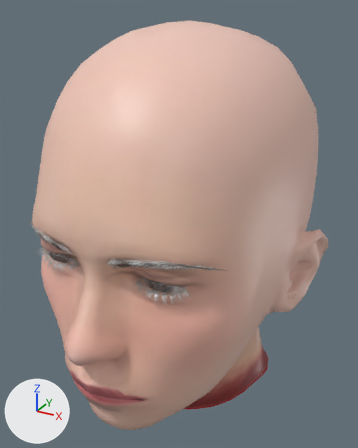
The glTF model public/models/daz_asian_head_base.glb, before and after one commit.
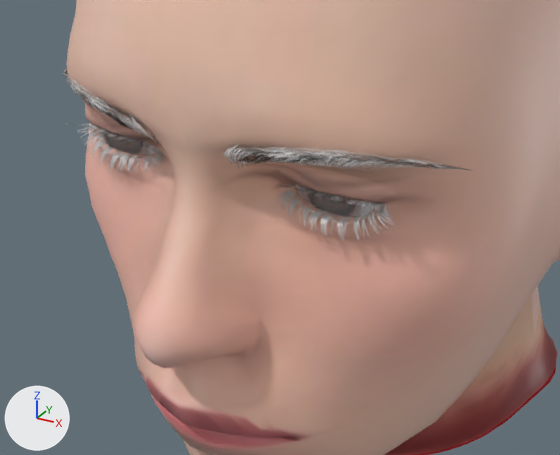
There are two pictures of each version: one whole from a 50 mm lens placed at (0.128, -0.247, 0.129), pointed at (-0.001, -0.013, 0.012), one close up on the part from 0% to 75% of the width and 42% to 91% of the height. Arrows for +X, +Y and +Z are at lower left; the lights stay in place. The first two pictures are the older version. Vertices at exactly the same position are counted once.

The first close-up shows 'Eyebrows', 'Eyelashes', 'Eyes', 'HeadSkin' and 1 more.
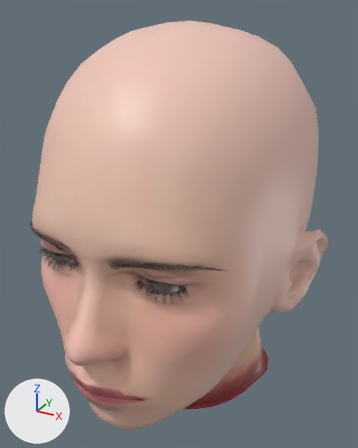
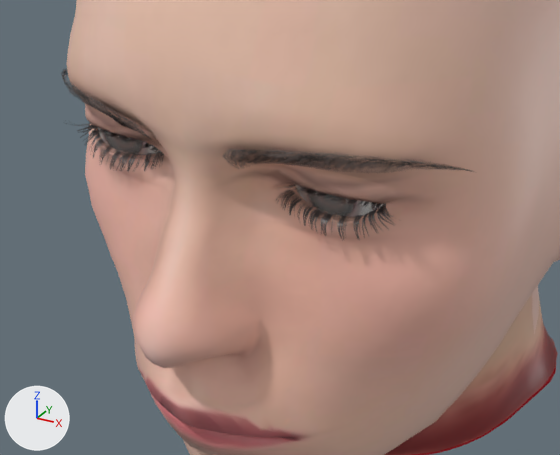
What changed in the scene script:
```text
Change mat_eyebrow:
    add n3 = _N.new('ShaderNodeMix'); n3.name = 'Mix'
    add n3.data_type = 'RGBA'
    add n3.blend_type = 'MULTIPLY'
    add n3.inputs[0].default_value = 1.0  # 'Factor'
    add n3.inputs[7].default_value = (0.18, 0.14, 0.13, 1.0)  # 'B', grey #766965
    where n2 = _N.new('ShaderNodeTexImage'); n2.name = 'Image Texture'
    where n0 = _N.new('ShaderNodeBsdfPrincipled'); n0.name = 'Principled BSDF'
    remove _L.new(n2.outputs[0], n0.inputs[0])  # 'Color' to 'Base Color'
    add _L.new(n3.outputs[2], n0.inputs[0])  # 'Result' to 'Base Color'
    add _L.new(n2.outputs[0], n3.inputs[6])  # 'Color' to 'A'
Change mat_eyelash:
    add n3 = _N.new('ShaderNodeMix'); n3.name = 'Mix'
    add n3.data_type = 'RGBA'
    add n3.blend_type = 'MULTIPLY'
    add n3.inputs[0].default_value = 1.0  # 'Factor'
    add n3.inputs[7].default_value = (0.07, 0.05, 0.05, 1.0)  # 'B', dark grey #4b3f3f
    where n2 = _N.new('ShaderNodeTexImage'); n2.name = 'Image Texture'
    where n0 = _N.new('ShaderNodeBsdfPrincipled'); n0.name = 'Principled BSDF'
    remove _L.new(n2.outputs[0], n0.inputs[0])  # 'Color' to 'Base Color'
    add _L.new(n3.outputs[2], n0.inputs[0])  # 'Result' to 'Base Color'
    add _L.new(n2.outputs[0], n3.inputs[6])  # 'Color' to 'A'
Change me_eyebrows:
    used by ob_eyebrows; location = (0.0, 0.0, 0.0)
    remove me_eyebrows.from_pydata(...)  # 124 vertices, 192 faces; spans x -0.0556..0.0556, y -0.0976..-0.0667, z 0.0217..0.0334
    add me_eyebrows.from_pydata(...)  # 124 vertices, 192 faces; spans x -0.0563..0.0563, y -0.0978..-0.0671, z 0.0218..0.0334
    me_eyebrows part 1: 88 of 124 vertices moved; they spanned x -0.0556..0.0556, y -0.0968..-0.0667, z 0.0217..0.0334 and now span x -0.0563..0.0563, y -0.0978..-0.0671, z 0.0218..0.0334; mean shift (0.0, -0.0005, -0.0002); largest move (0.0421, -0.0863, 0.0285) -> (0.0429, -0.0872, 0.028)
```

Pixel boxes [x1, y1, x2, y2] of what changed, in the close-ups (560 x 455 px):
'Eyebrows', recoloured, reshaped: before [63, 69, 469, 170]; after [62, 69, 471, 172]
'Eyelashes', recoloured: [76, 123, 395, 239] in both
